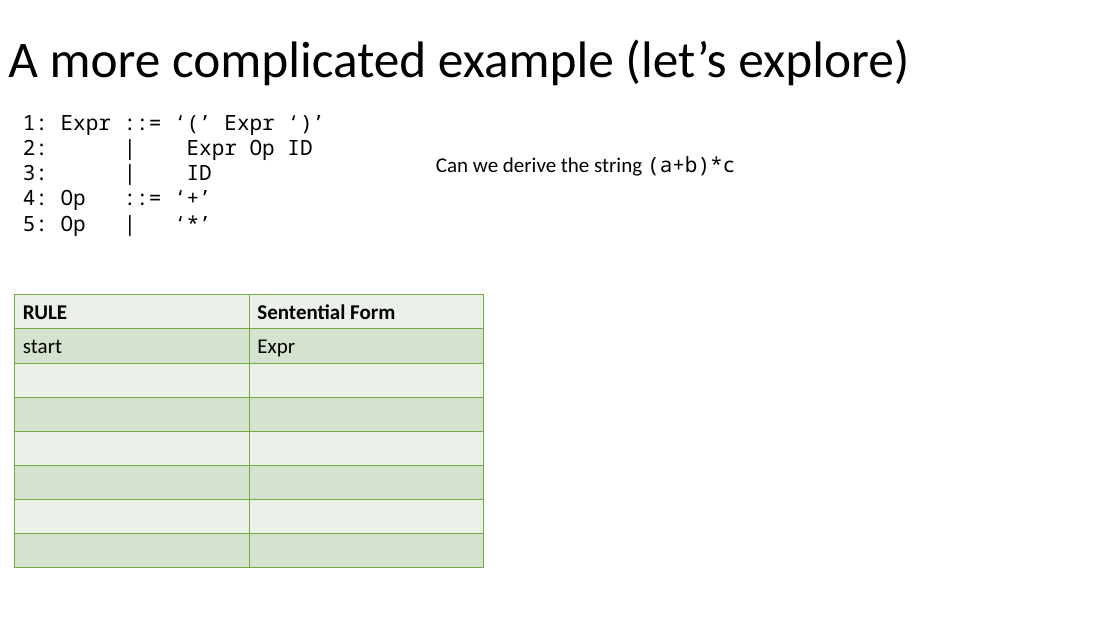
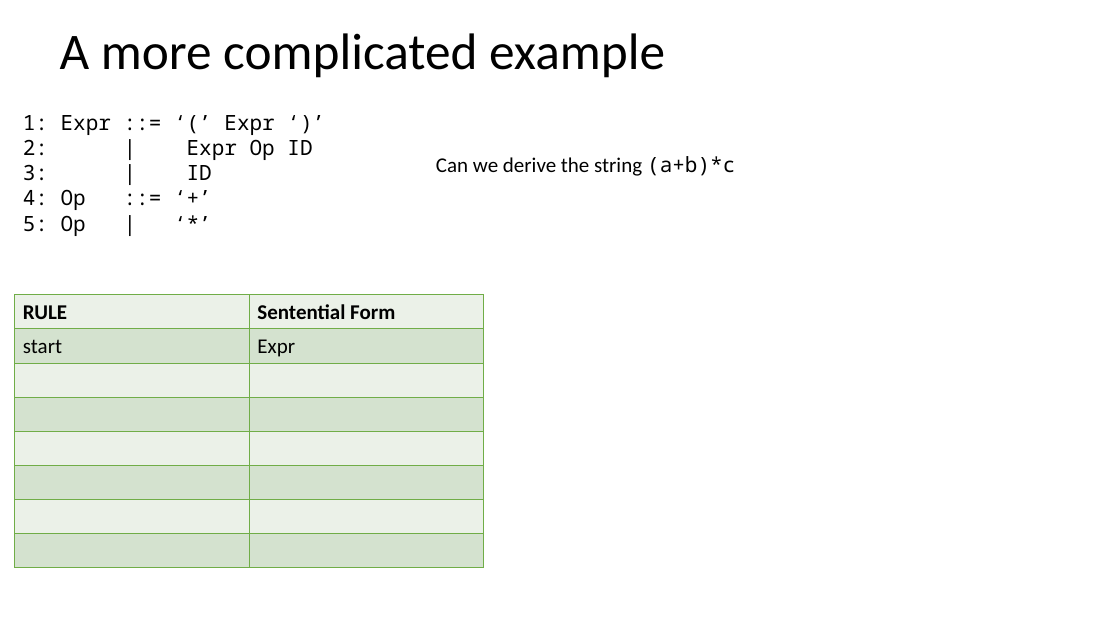
Before and after one commit to siero/CSE110A-W26, a slide deck: slide 40 of PDFS/C110-07A-CFG-Ambig-rev3.pptx (slide 39 before the commit). Drawn at 1120x630 pixels with LibreOffice and Linux fonts; fonts in the diff are those of the drawing. Boxes give left, top, right and bottom in pixels: in the first picture for what was removed or moved away, otherwise in the second. Text is boxed around its words. In the diff, an @@ line names an element or a change of style, - is before the commit and + after.

```diff
--- a/PDFS/C110-07A-CFG-Ambig-rev3.pptx
+++ b/PDFS/C110-07A-CFG-Ambig-rev3.pptx
@@ title at [60, 33, 665, 78]: text changed @@
-A more complicated example (let’s explore)
+A more complicated example
```
Also in this commit, not shown: 13 other slides changed, 2 slides added, 7 slides removed, 1 other file.
